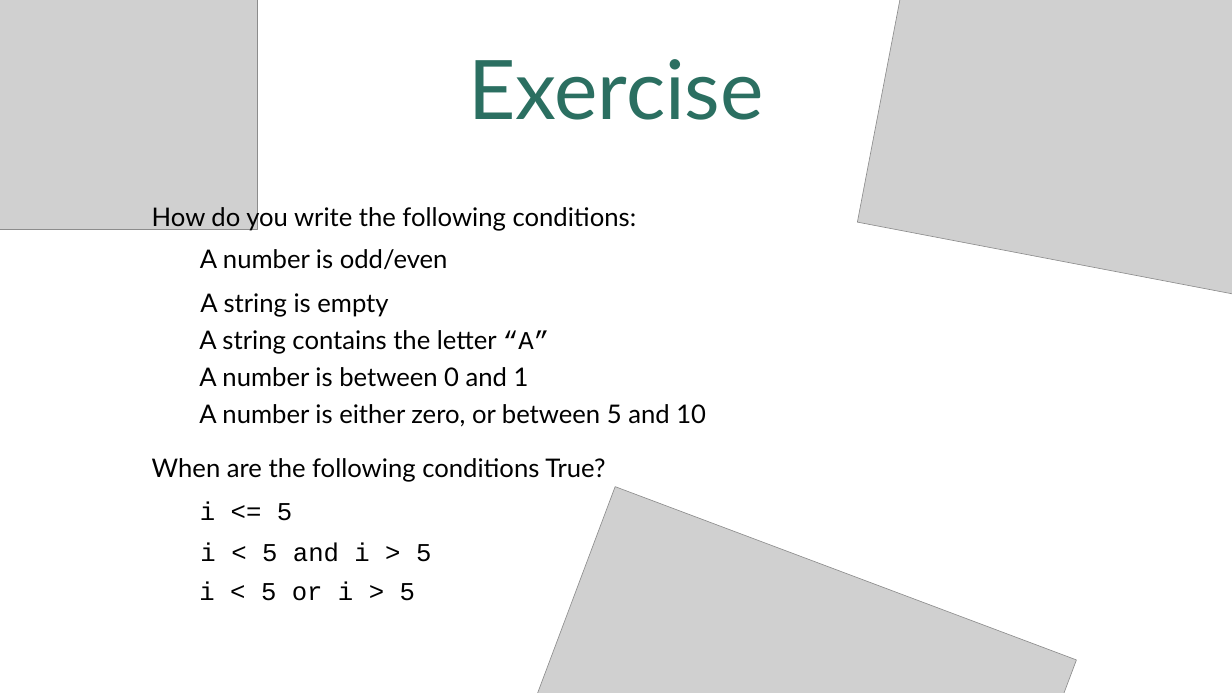
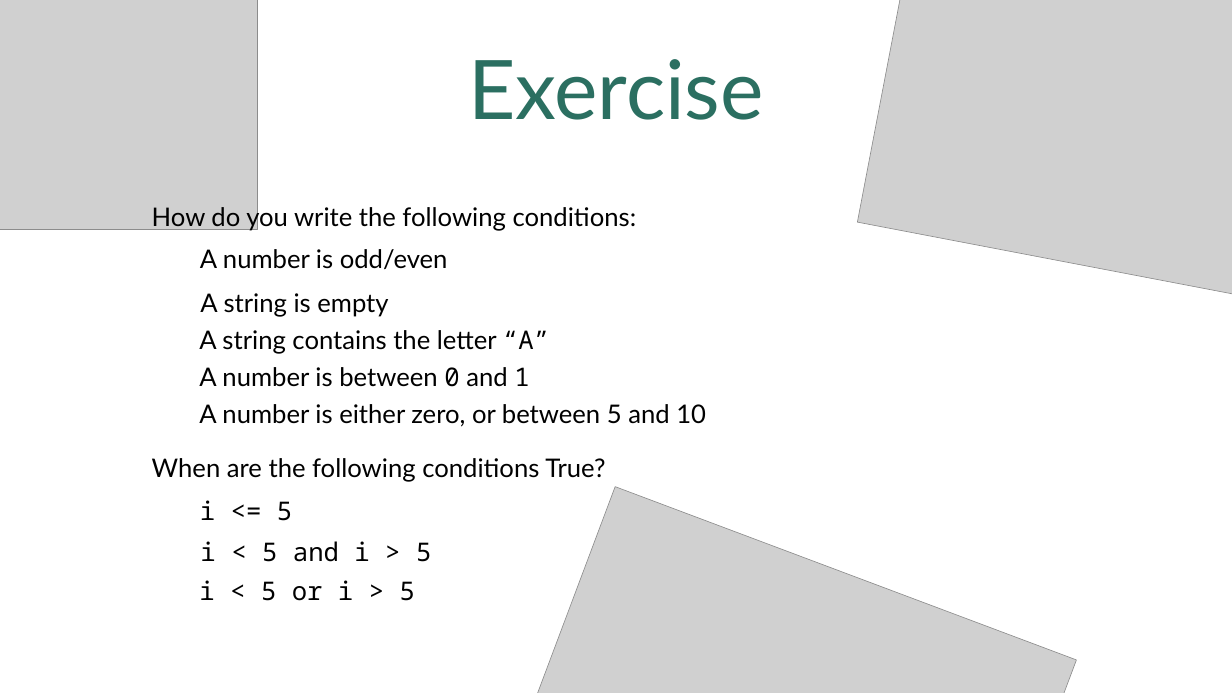
Before and after one commit to makerboxlao/training_resources, a slide deck: slide 15 of Programming_200222/intro.python.workshop.pptx. Drawn at 1232x693 pixels with LibreOffice and Linux fonts; fonts in the diff are those of the drawing; grey boxes stand for pictures; background and template pictures are left out. Boxes give left, top, right and bottom in pixels: in the first picture for what was removed or moved away, otherwise in the second. Text is boxed around its words. In the diff, an @@ line names an element or a change of style, - is before the commit and + after.

```diff
--- a/Programming_200222/intro.python.workshop.pptx
+++ b/Programming_200222/intro.python.workshop.pptx
@@ text "A string contains the letter ..." at box(199, 330, 549, 354): font Courier New to Noto Sans Mono in "“A”" @@
@@ text "A number is between 0 ..." at box(199, 367, 529, 387): font Lato to Noto Sans Mono in "0 1" @@
@@ font Courier New to Noto Sans Mono in 3 elements at box(200, 500, 292, 521), box(200, 541, 431, 562), box(199, 580, 415, 601) @@
```
Also in this commit, not shown: 21 other slides changed, 1 slide added, 1 slide removed, 3 other files.
